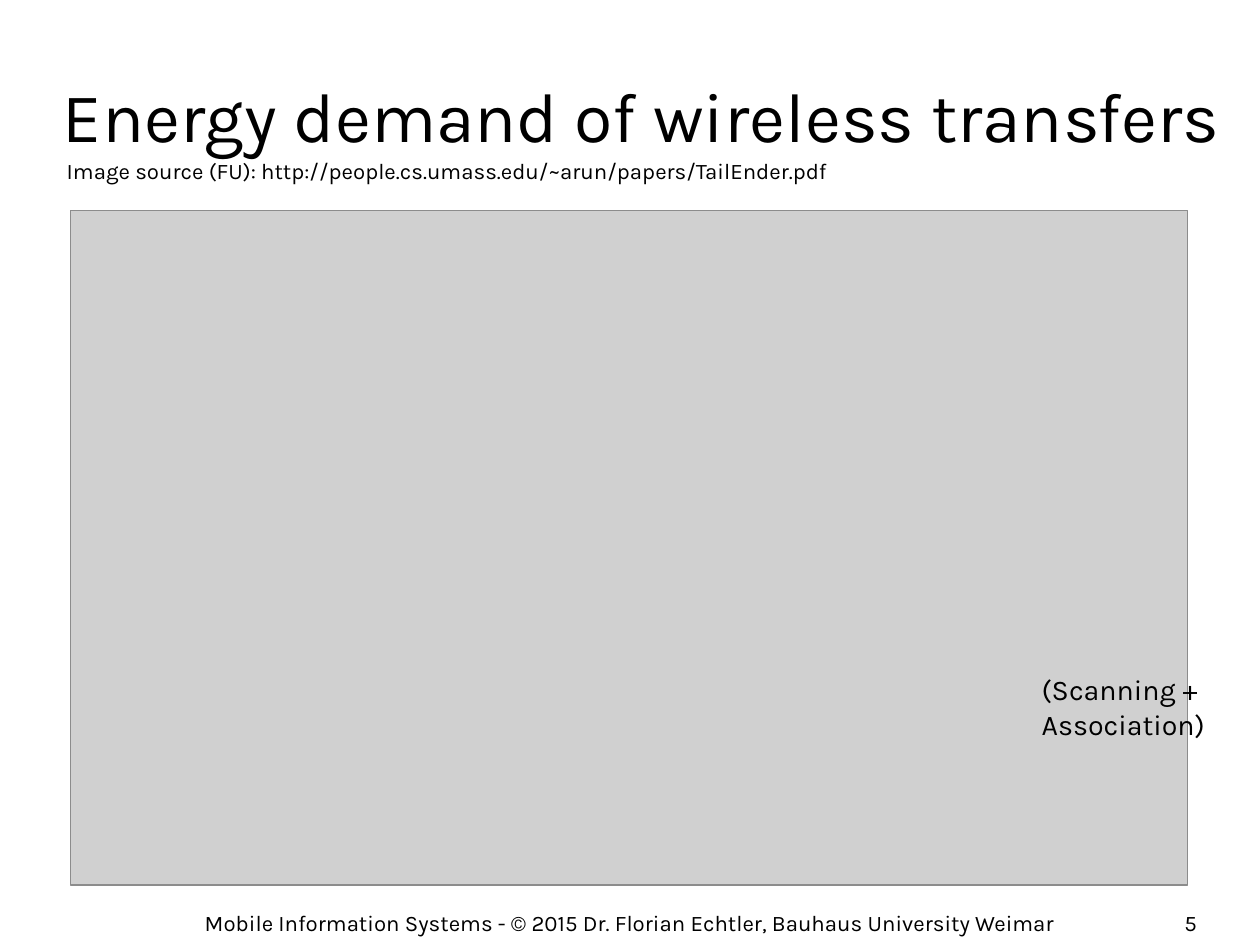
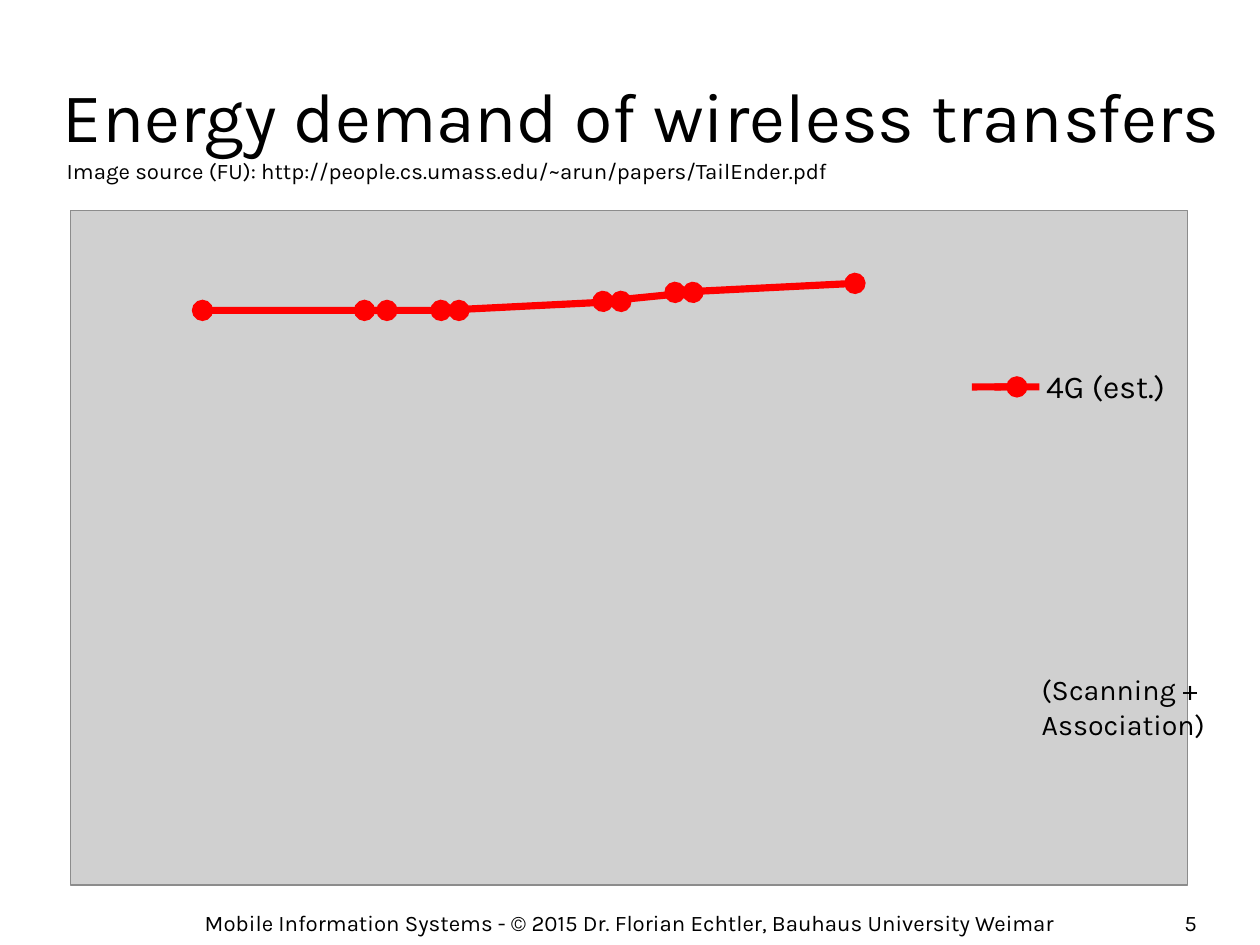
Before and after one commit to floe/mobile-information-systems, a slide deck: slide 5 of 02-big-issues.odp. Drawn at 1260x945 pixels with LibreOffice and Linux fonts; fonts in the diff are those of the drawing; grey boxes stand for pictures; background and template pictures are left out. Boxes give left, top, right and bottom in pixels: in the first picture for what was removed or moved away, otherwise in the second. Text is boxed around its words. In the diff, an @@ line names an element or a change of style, - is before the commit and + after.

```diff
--- a/02-big-issues.odp
+++ b/02-big-issues.odp
@@ double arrow added from (693, 293) to (604, 302), #FF0000 4.51 pt @@
@@ double arrow added from (855, 284) to (676, 293), #FF0000 4.51 pt @@
@@ double arrow added from (202, 311) to (388, 311), #FF0000 4.51 pt @@
@@ double arrow added from (365, 311) to (460, 311), #FF0000 4.51 pt @@
@@ double arrow added from (621, 302) to (441, 311), #FF0000 4.51 pt @@
@@ arrow added from (972, 386) to (1018, 386), #FF0000 4.51 pt @@
@@ line added from (1039, 386) to (995, 386), #FF0000 4.51 pt @@
@@ text added at (1046,375,1165,402), 20 pt, text #000000 @@
+4G (est.)
```
Also in this commit, not shown: 1 other file.
